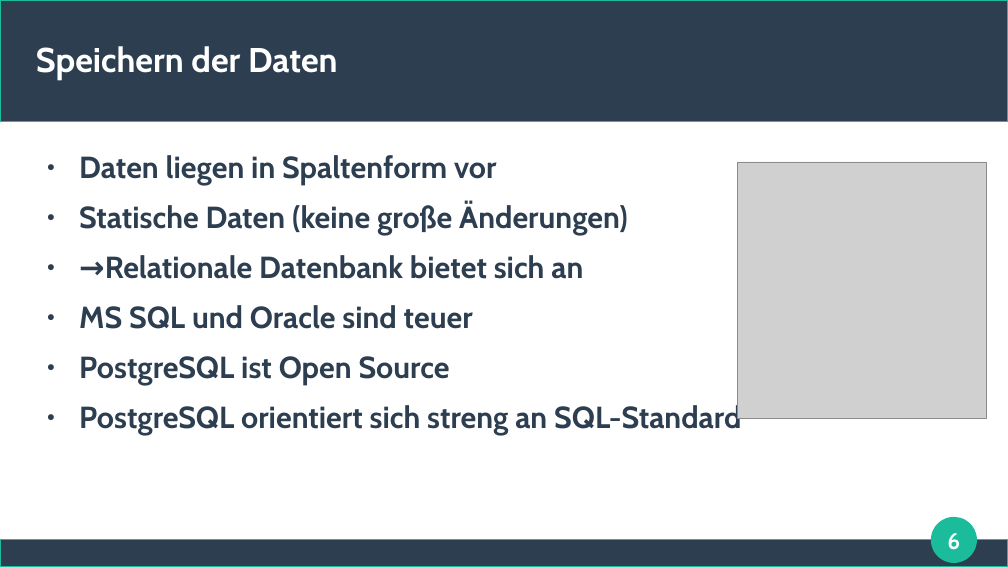
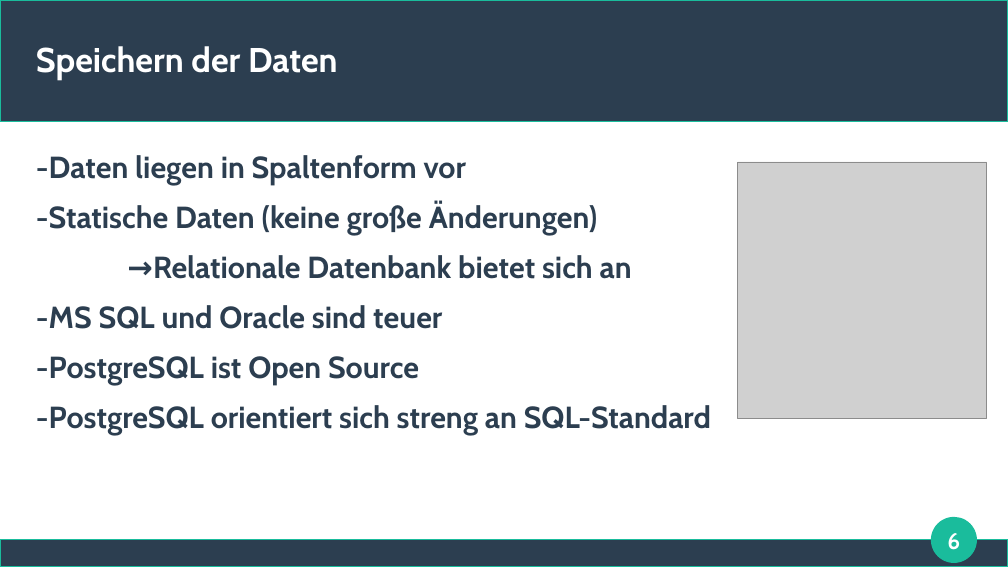
Before and after one commit to lamasmithueten/big_data_analytics, a slide deck: slide 6 of präsentation_izz_da__BIIIIIIIIIIIIIIIIIIIIIIIIIIRAAAAAAAAAAAAAAAAAAAAAAAAA.odp. Drawn at 1008x567 pixels with LibreOffice and Linux fonts; fonts in the diff are those of the drawing; grey boxes stand for pictures. Boxes give left, top, right and bottom in pixels: in the first picture for what was removed or moved away, otherwise in the second. Text is boxed around its words. In the diff, an @@ line names an element or a change of style, - is before the commit and + after.

```diff
--- a/präsentation_izz_da__BIIIIIIIIIIIIIIIIIIIIIIIIIIRAAAAAAAAAAAAAAAAAAAAAAAAA.odp
+++ b/präsentation_izz_da__BIIIIIIIIIIIIIIIIIIIIIIIIIIRAAAAAAAAAAAAAAAAAAAAAAAAA.odp
@@ text at box(36, 155, 597, 236): text changed @@
-● Daten liegen in Spaltenform vor
-● Statische Daten (keine große Änderungen)
+-Daten liegen in Spaltenform vor
+-Statische Daten (keine große Änderungen)
@@ text at box(153, 255, 632, 279): bullet ● to none @@
@@ text at box(36, 305, 711, 435): text changed @@
-● MS SQL und Oracle sind teuer
-● PostgreSQL ist Open Source
-● PostgreSQL orientiert sich streng an SQL-Standard
+-MS SQL und Oracle sind teuer
+-PostgreSQL ist Open Source
+-PostgreSQL orientiert sich streng an SQL-Standard
```
Also in this commit, not shown: 4 other slides changed, 1 slide added, 1 slide removed.
